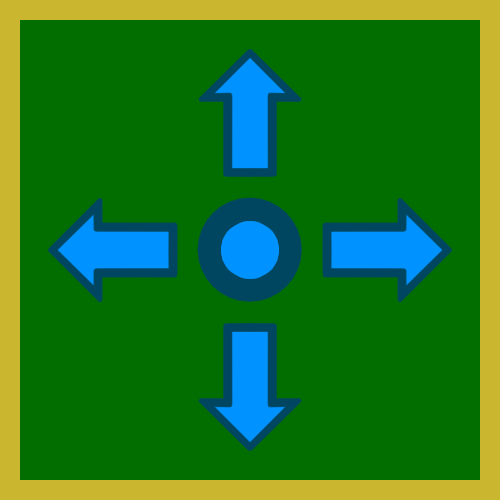
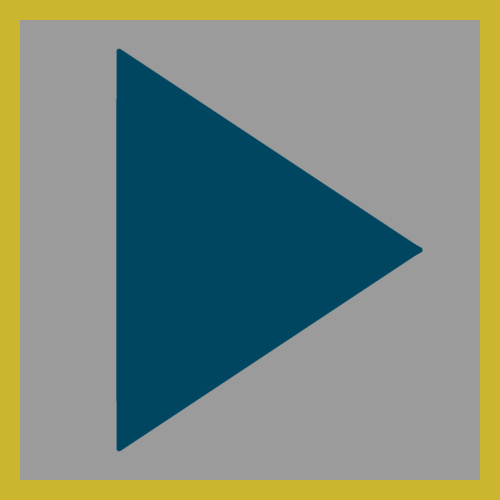
Revision of a layered 500 × 500 image; what changed, layer by layer:
painted on "Layer 3" over 20, 20, 480, 480
added layer "Layer 35" above "Layer 34" over 92, 20, 476, 480
added layer "Layer 34" (1st of 2) (85%) above "Move" over 20, 20, 480, 480
hid group "Move" (3 layers) over 20, 20, 480, 480
painted on "Layer 33" over 20, 20, 480, 480
painted on "Layer 34" (2nd of 2, in "Move") over 20, 20, 480, 480
painted on "Layer 31" over 20, 20, 480, 480
